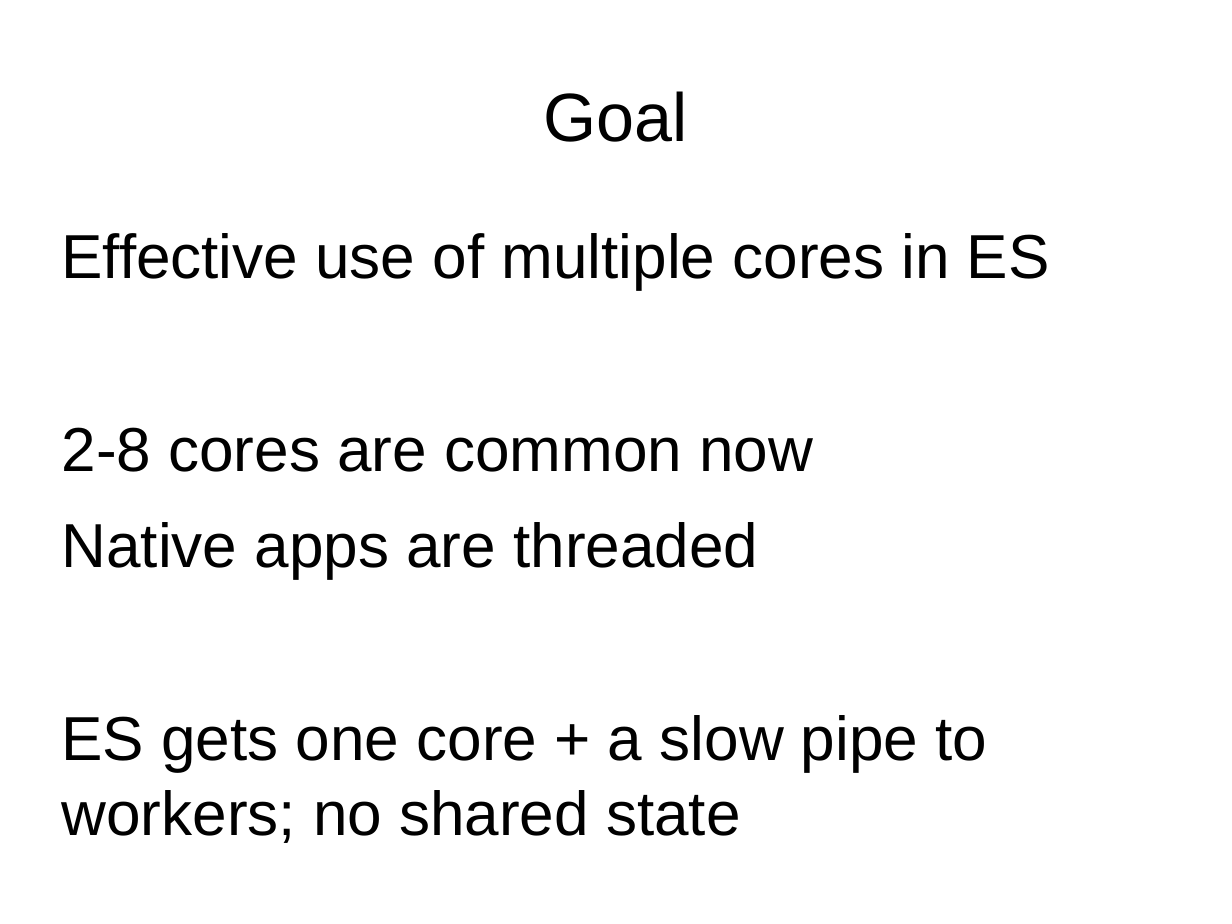
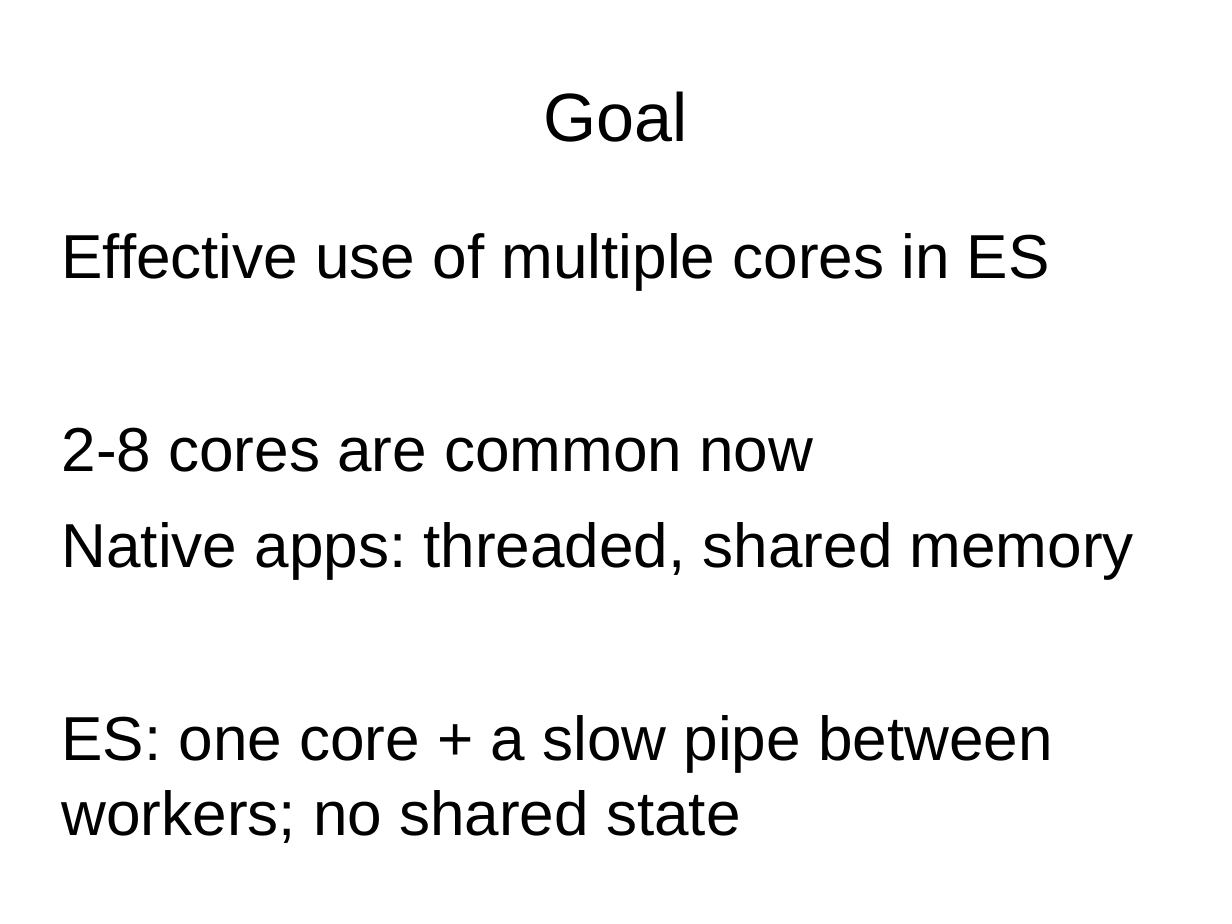
Before and after one commit to tc39/proposal-ecmascript-sharedmem, a slide deck: slide 2 of tc39/presentation-sept-2015.odp. Drawn at 1232x924 pixels with LibreOffice and Linux fonts; fonts in the diff are those of the drawing. Boxes give left, top, right and bottom in pixels: in the first picture for what was removed or moved away, otherwise in the second. Text is boxed around its words. In the diff, an @@ line names an element or a change of style, - is before the commit and + after.

```diff
--- a/tc39/presentation-sept-2015.odp
+++ b/tc39/presentation-sept-2015.odp
@@ text at box(62, 522, 1134, 843): text changed @@
-Native apps are threaded
-ES gets one core + a slow pipe to workers; no shared state
+Native apps: threaded, shared memory
+ES: one core + a slow pipe between workers; no shared state
```
Also in this commit, not shown: 8 other slides changed, 1 slide added.
